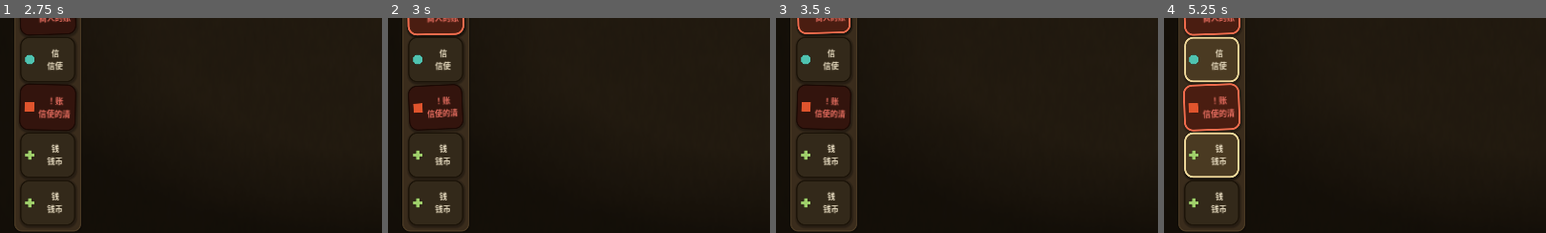
Above: before the commit, frames 1-4 (left to right).
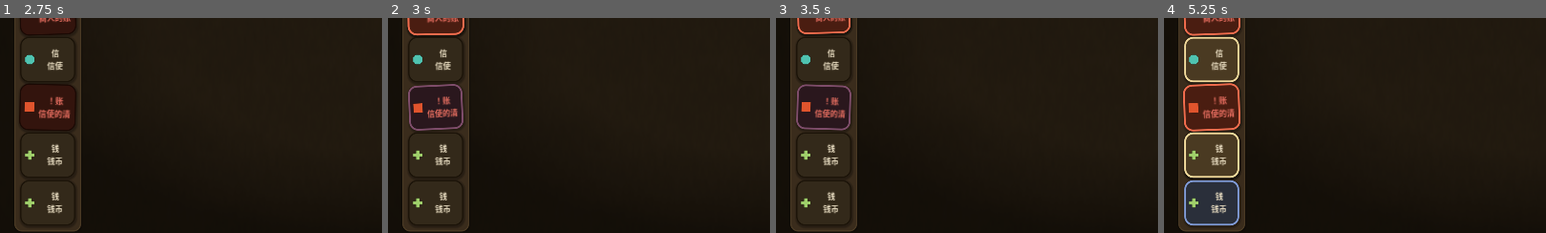
Above: after the commit, the same moments.

Repository: HelloKuoty/bounds
Game: Godot game, scene res://scenes/main/Main.tscn
Two runs of this game, one before a commit and one after it. Both use one fixed random seed, a clock stepped at 60 frames per second and the inputs below.
Inputs:
- Up to frame 1 (2.75 s): click "启程" at 0.5 s; click "土地" at 1.25 s; click "商 商人" at 2 s
- Up to frame 2 (3 s): click "！账 商人的账册" at 2.75 s
- Up to frame 3 (3.5 s): no input
- Up to frame 4 (5.25 s): click "信 信使" at 3.5 s; click "！账 信使的清单" at 4.25 s; click "钱 钱币" at 5 s
The pictures show only the part of the screen within x 0-50%, y 49-99%; the shares and areas given below are measured in that part.

Frame 1 is identical in both runs. In frame 2, 0.5% of the frame differs, in the area x 5-20%, y 30-53%; in frame 3, 0.5%; in frame 4, 2.7%, in the area x 5-20%, y 75-97%.

Commit message:
iter-40: name-kin highlight — see which pieces share a name without reading 字 (Mira 必修)
iter-37大评根因4(Mira必修2分/阿May/吴老师): 核心"同名异意"的"名"靠汉字字形, 不识中文者没法建立"它俩是一回事"的直觉; 形状徽记编码的是含义(另一根轴), 帮不上"同名"这刀.
- 同名归群高亮(交互式零杂乱): 选中一枚→同字形棋子一同亮起冷色粗描边, 不读汉字也看见"名组".
- 内禀色盲安全(护周棠): 线索是描边粗细2→3(存在感非色相), 续iter-07"粗细不靠色"; 冷蓝只为区别暖金选中环.
- 不破去保姆: 同名既可能名争(该画界)也可能无害同义双子(两枚钱), 故只助"看见名组"不指"该动谁".
- _name_kin纯逻辑; +测试(账名争同归群/钱双子也归群/异名不归群/独名无kin).
→ 119绿, smoke通关, LOAD 0. 重导出网页.
归群逻辑已测; 高亮观感需真人. 清关微旁白顺延iter-41.

Co-Authored-By: Claude Opus 4.8 (1M context) <noreply@anthropic.com>

Diff:
--- a/scripts/ui/territory_view.gd
+++ b/scripts/ui/territory_view.gd
@@ -379,8 +379,8 @@
 	btn.add_theme_font_size_override("font_size", 13)
 	# A selected piece wears a thick bright ring. The cue is border *thickness*,
 	# not hue — so it survives colour-blindness and keyboard-only play. (周棠, iter-07)
-	btn.add_theme_stylebox_override("normal", _piece_box(Color("33291a"), Color("1b1308"), 2))
-	btn.add_theme_stylebox_override("hover", _piece_box(Color("40331f"), Color("2a1e0e"), 2))
+	btn.add_theme_stylebox_override("normal", _box_normal())
+	btn.add_theme_stylebox_override("hover", _box_hover())
 	var ring := _piece_box(Color("4a3a22"), Color("f0d89a"), 3)
 	btn.add_theme_stylebox_override("pressed", ring)
 	btn.add_theme_stylebox_override("focus", ring)
@@ -401,7 +401,37 @@
 	else:
 		_selected.erase(pid)
 	_idle_t = 0.0   # the player is engaging; they're not stuck
+	_refresh_name_kin()
 	_update_guide()
+
+
+## Pieces sharing this one's name (same 字形), regardless of meaning — a perception
+## aid only: same-name may be a clash (act) OR perfectly fine (same meaning), so this
+## never points at the answer, it just lets non-readers see name-groups. (Mira, iter-40)
+func _name_kin(pid: String) -> Array:
+	var out: Array = []
+	if not board.pieces.has(pid):
+		return out
+	var g: String = board.pieces[pid]["glyph"]
+	for other in board.pieces:
+		if other != pid and board.pieces[other]["glyph"] == g:
+			out.append(other)
+	return out
+
+
+## Light up every piece that shares a name with anything currently selected.
+func _refresh_name_kin() -> void:
+	var selected_glyphs := {}
+	for pid in _selected:
+		if board.pieces.has(pid):
+			selected_glyphs[board.pieces[pid]["glyph"]] = true
+	for pid in _piece_widgets:
+		var b: Button = _piece_widgets[pid]
+		if not is_instance_valid(b):
+			continue
+		var kin: bool = (not _selected.has(pid)) and selected_glyphs.has(board.pieces[pid]["glyph"])
+		b.add_theme_stylebox_override("normal", _box_kin() if kin else _box_normal())
+		b.add_theme_stylebox_override("hover", _box_kin_hover() if kin else _box_hover())
 
 
 func _on_wall() -> void:
@@ -998,6 +1028,26 @@
 	return b
 
 
+func _box_normal() -> StyleBoxFlat:
+	return _piece_box(Color("33291a"), Color("1b1308"), 2)
+
+
+func _box_hover() -> StyleBoxFlat:
+	return _piece_box(Color("40331f"), Color("2a1e0e"), 2)
+
+
+## Name-kin highlight: a piece sharing the SELECTED one's name lights with a thicker,
+## cool-edged ring (border *thickness* 2→3 carries it for colour-blind play; the cool
+## hue distinguishes it from the warm gold selection ring). So a player who can't read
+## the 字 still SEES which pieces share a name — without being told which to act on. (Mira, iter-40)
+func _box_kin() -> StyleBoxFlat:
+	return _piece_box(Color("2a2f3a"), Color("7f9ad6"), 3)
+
+
+func _box_kin_hover() -> StyleBoxFlat:
+	return _piece_box(Color("333a48"), Color("9db4ea"), 3)
+
+
 func _piece_box(bg: Color, border: Color, w: int) -> StyleBoxFlat:
 	var sb := StyleBoxFlat.new()
 	sb.bg_color = bg
--- a/tests/test_territory_view.gd
+++ b/tests/test_territory_view.gd
@@ -66,6 +66,22 @@
 	view.free()
 
 
+func test_name_kin_groups_same_name_pieces_for_non_readers() -> void:
+	# iter-40 (Mira): selecting a piece lights up its name-kin (same 字形) so a player who
+	# can't read the glyphs still SEES which pieces share a name — but kinship spans BOTH
+	# clashes and harmless same-meaning twins, so it never points at the answer.
+	var board := BoardState.new()
+	board.load_territory(TerritoryDatabase.get_territory("the_crossing"))
+	var view := TerritoryView.new()
+	view.setup(board)
+	# ledger & manifest both bear 账 (a clash); coin_a & coin_b both bear 钱 (harmless twins).
+	assert_true("manifest" in view._name_kin("ledger"), "same-name pieces are kin (账)")
+	assert_true("coin_b" in view._name_kin("coin_a"), "same-name harmless twins are kin too (钱)")
+	assert_false("trader" in view._name_kin("ledger"), "a different name is never kin")
+	assert_eq(view._name_kin("trader").size(), 0, "a one-of-a-kind name has no kin")
+	view.free()
+
+
 func test_first_lesson_teaches_the_tool_not_the_pieces() -> void:
 	# 去保姆化(iter-25): the first time, the guide teaches what 画界 does + how to
 	# diagnose — but never names which pieces (no "账", no "click this one").
Not shown, changed: docs/index.html
Not shown, changed: docs/index.pck
Not shown, added: team/iterations/iter-40.md
